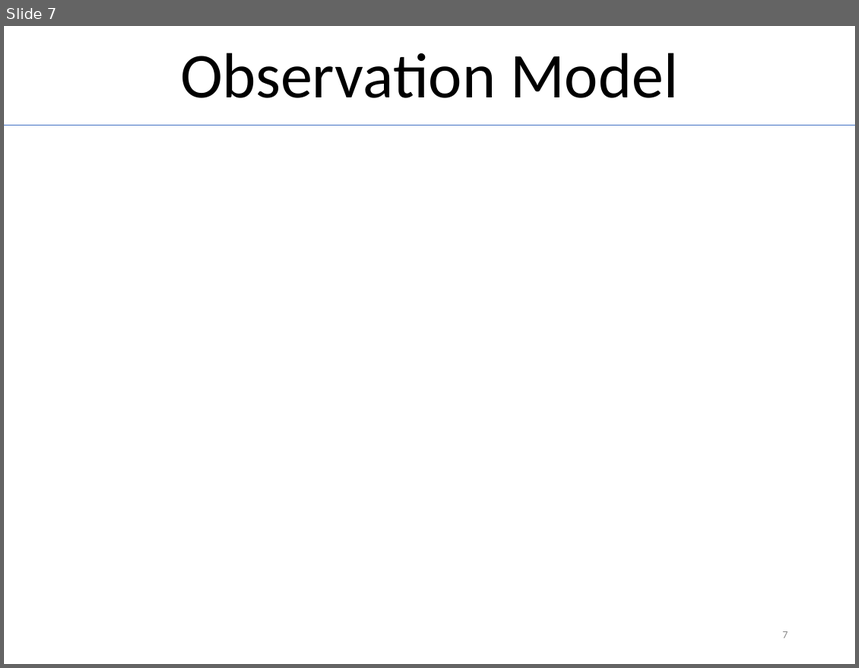
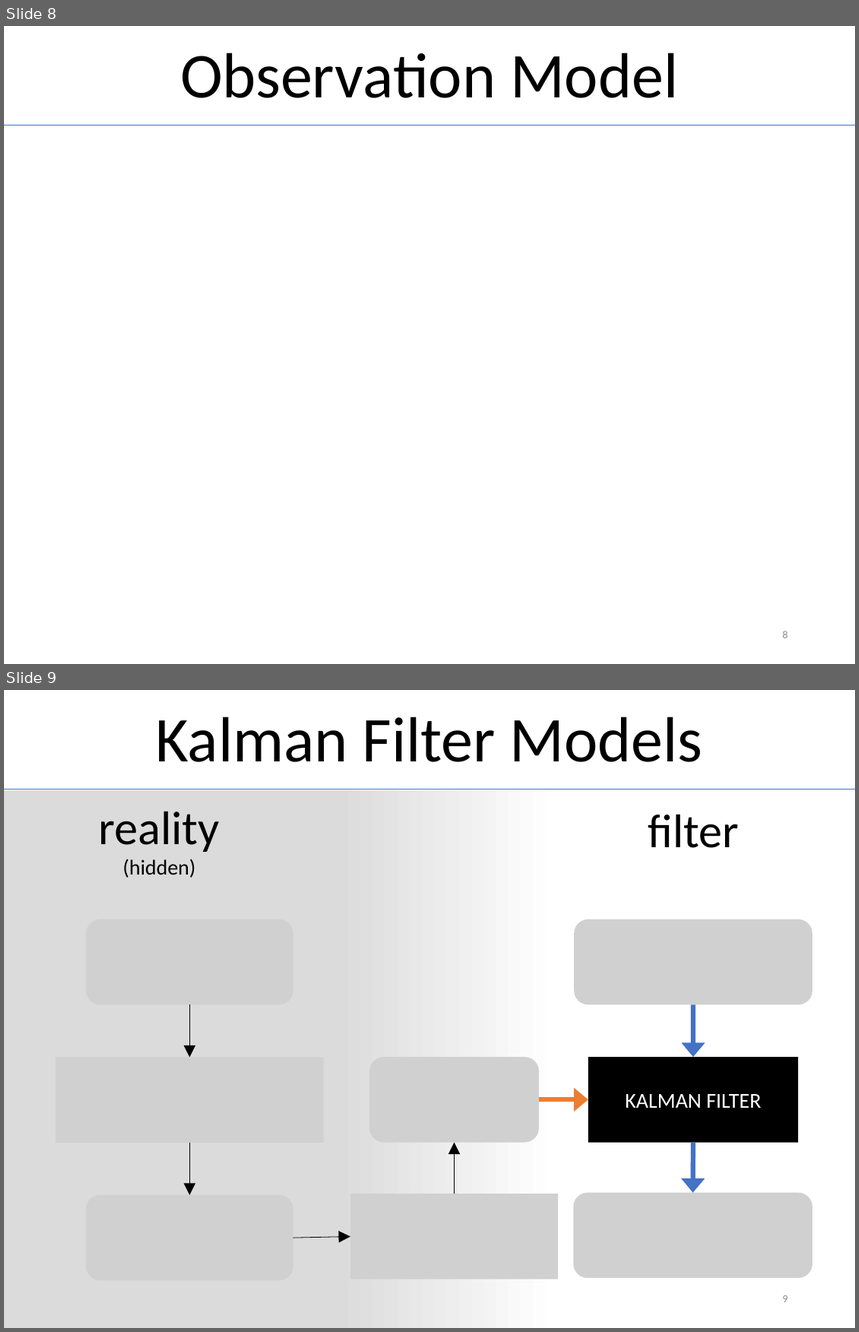
Before and after one commit to MichiHo/flocking, a slide deck: vortrag/ba_seminar_presentation.pptx. Shown one above the other, each under a label of ours: slide 7 before the commit, slides 8 and 9 after it. The pictures are 859x668 and 859x1332 pixels, drawn with LibreOffice and Linux fonts; fonts in the diff are those of the drawing; grey boxes stand for pictures. Boxes give left, top, right and bottom in pixels: in the first picture for what was removed or moved away, otherwise in the second. Text is boxed around its words. In the diff, an @@ line names an element or a change of style, - is before the commit and + after.

```diff
--- a/vortrag/ba_seminar_presentation.pptx
+++ b/vortrag/ba_seminar_presentation.pptx
@@ slide 9 added at bbox=[4, 690, 855, 1328], background #FFFFFF @@
@@ title added at bbox=[156, 717, 703, 762], 54 pt, text #000000 @@
+Kalman Filter Models
@@ rectangle added at bbox=[4, 790, 855, 1328], fill gradient #DBDBDB to #FFFFFF @@
@@ line added from (4, 789) to (855, 789), #4472C4 0.5 pt @@
@@ text added at bbox=[99, 811, 220, 878], 18 pt, text #000000 @@
+reality
+(hidden)
@@ text added at bbox=[648, 814, 739, 848], 40 pt, text #000000 @@
+filter
@@ picture added at bbox=[86, 920, 294, 1005] @@
@@ picture added at bbox=[574, 920, 813, 1005] @@
@@ arrow added from (189, 1005) to (189, 1058), #000000 0.5 pt @@
@@ arrow added from (693, 1005) to (693, 1057), #4472C4 4 pt @@
@@ picture added at bbox=[56, 1058, 324, 1143] @@
@@ picture added at bbox=[370, 1057, 539, 1142] @@
@@ rectangle added at bbox=[588, 1057, 798, 1142], fill #000000, 18 pt, text #FFFFFF @@
+KALMAN FILTER
@@ arrow added from (539, 1100) to (588, 1100), #ED7D31 4 pt @@
@@ arrow added from (189, 1143) to (189, 1195), #000000 0.5 pt @@
@@ arrow added from (454, 1194) to (454, 1143), #000000 0.5 pt @@
@@ arrow added from (693, 1143) to (693, 1193), #4472C4 4 pt @@
@@ picture added at bbox=[86, 1195, 294, 1281] @@
@@ picture added at bbox=[351, 1194, 558, 1279] @@
@@ picture added at bbox=[573, 1193, 813, 1278] @@
@@ arrow added from (294, 1238) to (351, 1236), #000000 0.5 pt @@
@@ page number added at bbox=[783, 1296, 788, 1303], 9 pt, text #8C8C8C @@
+9
@@ what was slide 7 is now slide 8 @@
@@ page number at bbox=[783, 631, 788, 639]: text changed @@
-7
+8
```
Also in this commit, not shown: 2 slides changed, 3 other slides added, 1 slide removed, 7 other files.
